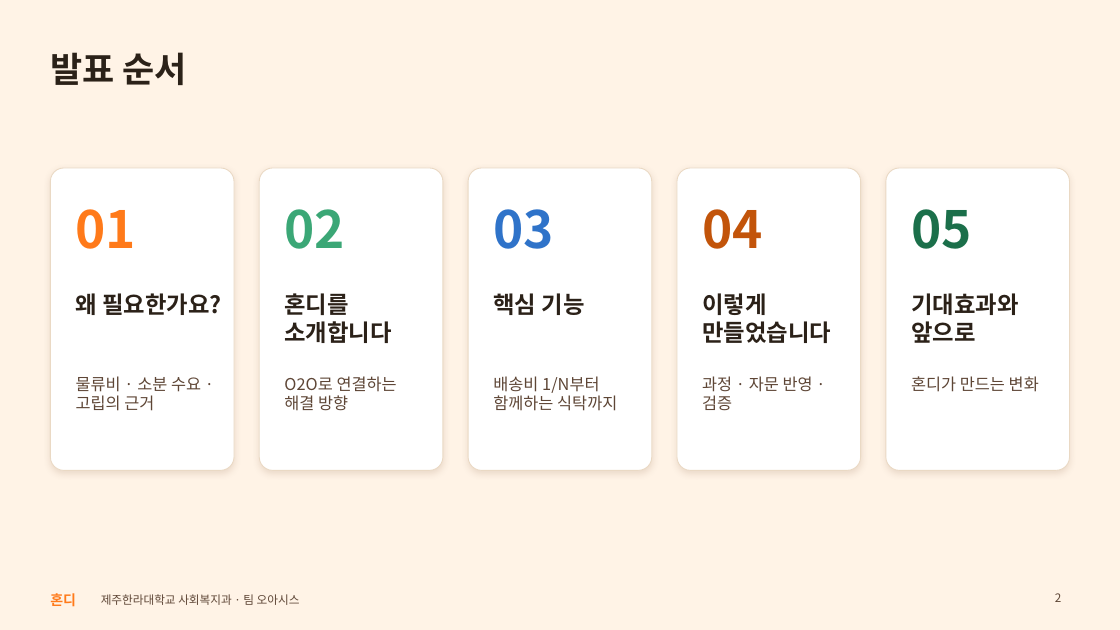
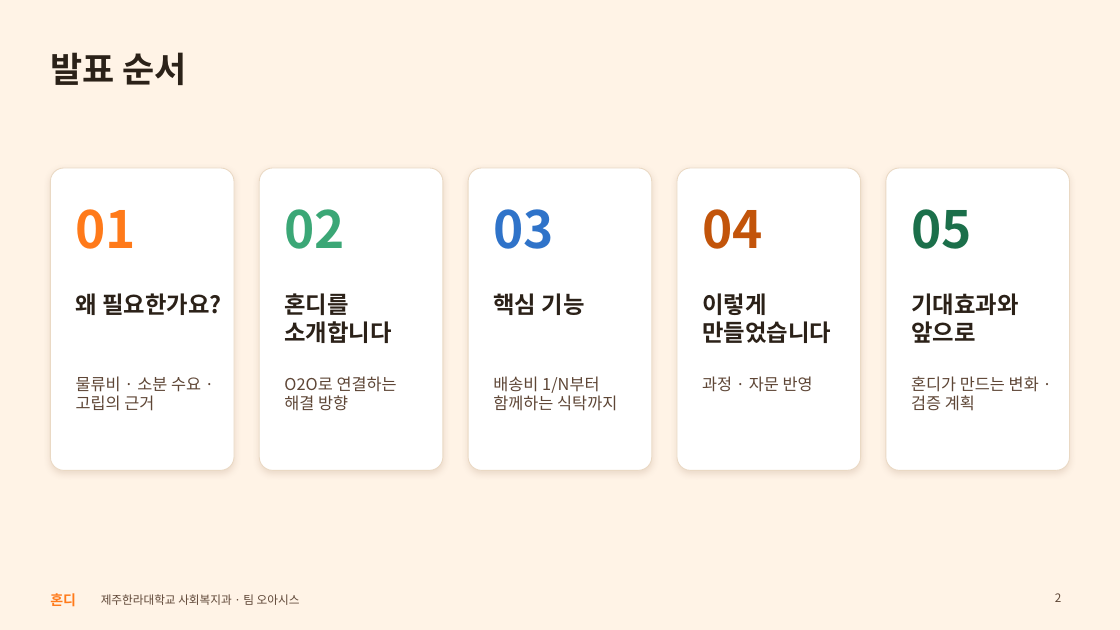
Before and after one commit to oasishondi/oasishondi.github.io, a slide deck: slide 2 of print/Hondi_presentation.pptx. Drawn at 1120x630 pixels with LibreOffice and Linux fonts; fonts in the diff are those of the drawing. Boxes give left, top, right and bottom in pixels: in the first picture for what was removed or moved away, otherwise in the second. Text is boxed around its words. In the diff, an @@ line names an element or a change of style, - is before the commit and + after.

```diff
--- a/print/Hondi_presentation.pptx
+++ b/print/Hondi_presentation.pptx
@@ text at <box>702,376,813,392</box>: text changed @@
-과정 · 자문 반영 · 검증
+과정 · 자문 반영
@@ text at <box>911,376,1039,411</box>: text changed @@
-혼디가 만드는 변화
+혼디가 만드는 변화 · 검증 계획
```
Also in this commit, not shown: 3 other slides changed, 1 other file.
